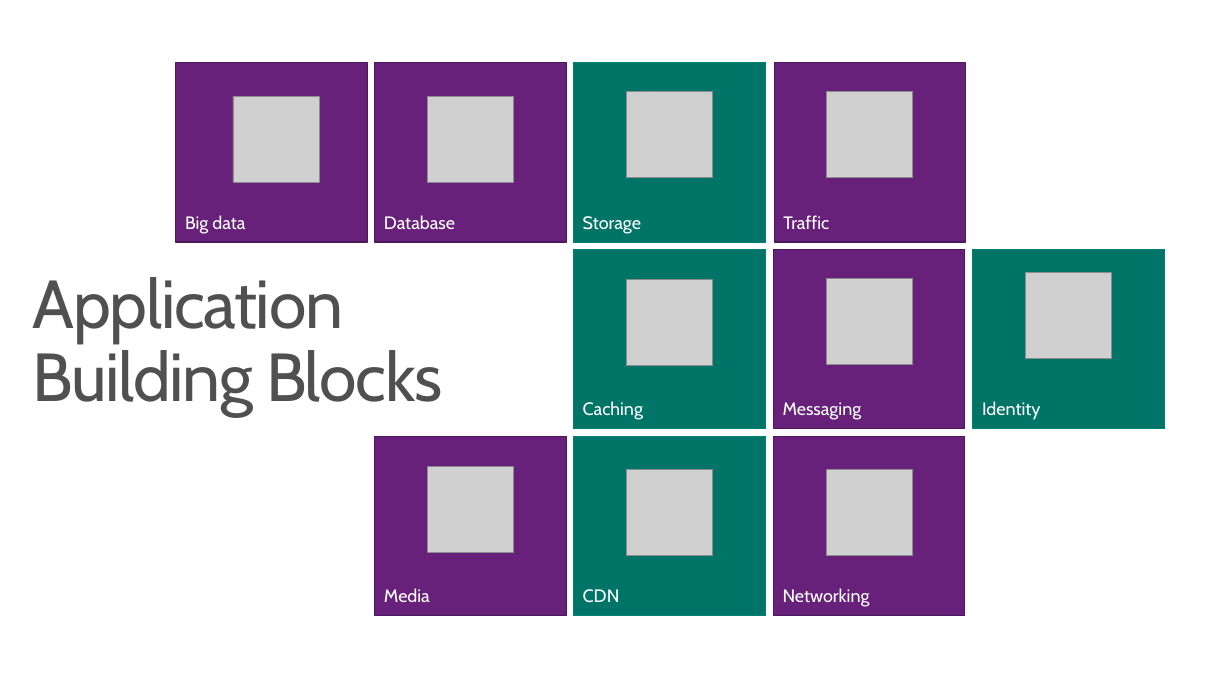
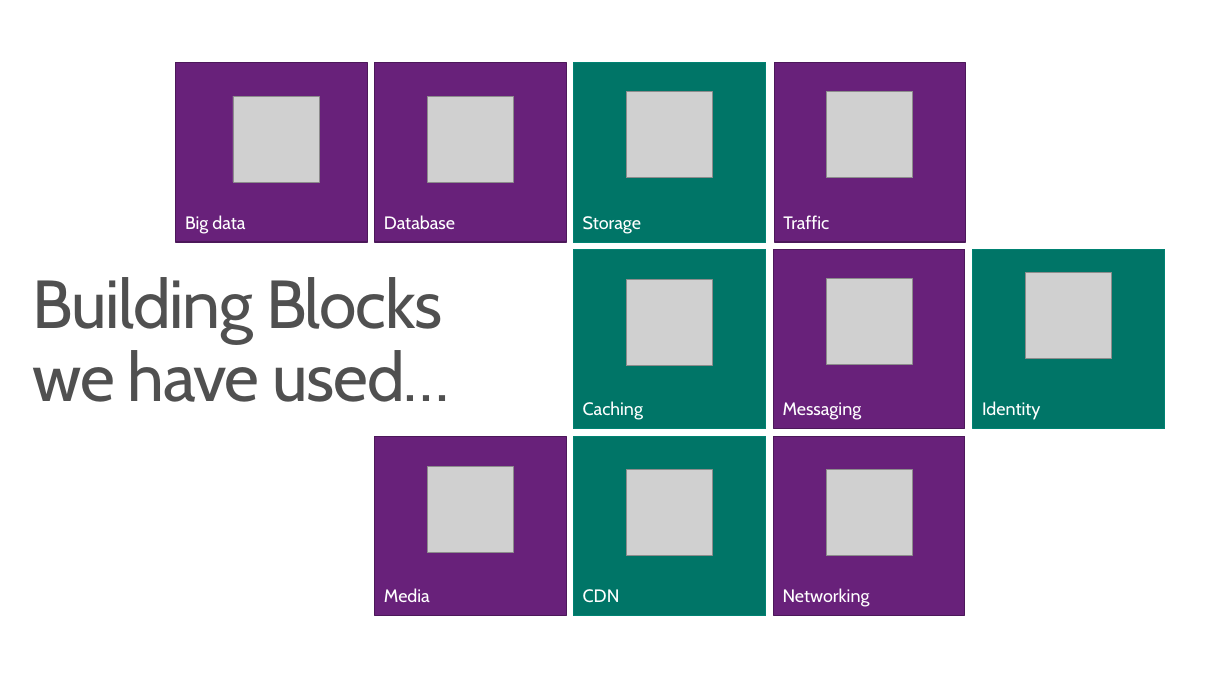
Before and after one commit to JMayrbaeurl/GotoZurich2013JavaOnAzureSample, a slide deck: slide 22 of Java, NoSQL and Windows Azure.pptx (slide 9 before the commit). Drawn at 1232x693 pixels with LibreOffice and Linux fonts; fonts in the diff are those of the drawing; grey boxes stand for pictures; background and template pictures are left out. Boxes give left, top, right and bottom in pixels: in the first picture for what was removed or moved away, otherwise in the second. Text is boxed around its words. In the diff, an @@ line names an element or a change of style, - is before the commit and + after.

```diff
--- a/Java, NoSQL and Windows Azure.pptx
+++ b/Java, NoSQL and Windows Azure.pptx
@@ title at box(33, 277, 449, 402): text changed @@
-Application
-Building Blocks
+Building Blocks
+we have used…
```
Also in this commit, not shown: 2 other slides changed, 1 slide added, 1 slide removed.
